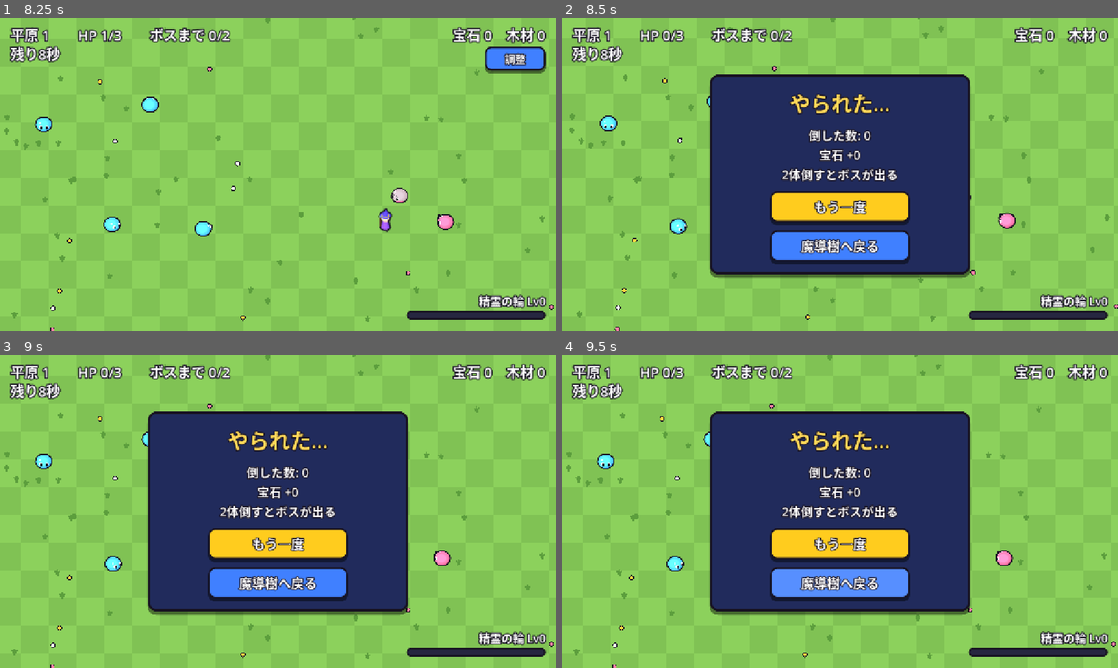
Above: before the commit, frames 1-4 (two rows, left to right).
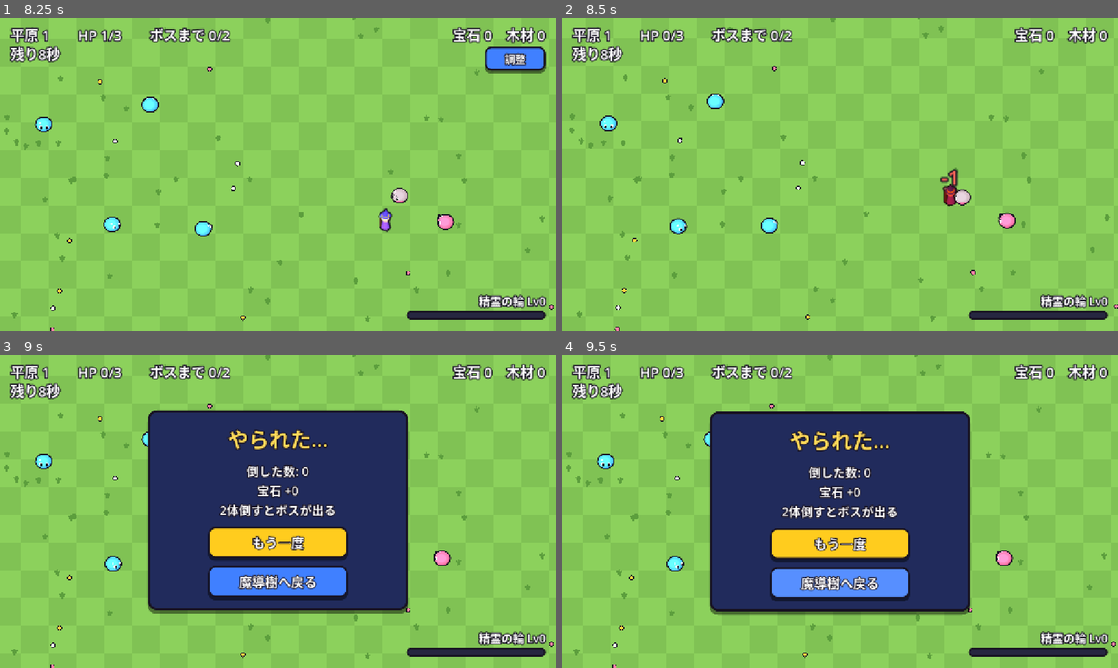
Above: after the commit, the same moments.

Repository: elefolo4565/fantasyIncremental
Game: Godot game, scene res://scenes/run/run.tscn
Same seed, same stepped clock (60 frames per second), same inputs: the game is played once before the commit and once after it. This scene is started directly instead of the project's main scene.
Inputs (mouse positions are in pixels of both pictures, inside the frame that each line leads up to):
- Up to frame 1 (8.25 s): click "調整" at 0.5 s; click "閉じる" at 1.25 s; move the mouse to (400, 158) at 2.02 s; hold Right (ui_right) 2.03-2.75 s; click (400, 158) at 2.17 s; drag from (166, 190) to (250, 237) at 2.77 s; move the mouse to (333, 105) at 3.52 s; hold Right (ui_right) 3.53-4.25 s; drag from (250, 237) to (111, 127) at 4.27 s; move the mouse to (444, 221) at 5.02 s; hold Left (ui_left) 5.03-5.75 s; drag from (111, 127) to (194, 96) at 5.77 s; move the mouse to (305, 174) at 6.52 s; hold Down (ui_down) 6.53-7.25 s; click (305, 174) at 6.67 s; drag from (194, 96) to (166, 190) at 7.27 s; move the mouse to (400, 158) at 8.02 s; hold Up (ui_up) from 8.03 s (still down)
- Up to frame 2 (8.5 s): keep holding Up (ui_up)
- Up to frame 3 (9 s): release Up (ui_up) at 8.75 s; drag from (166, 527) to (250, 574) at 8.77 s
- Up to frame 4 (9.5 s): no input

Frame 1 is identical in both runs. In frame 2, 30% of the frame differs, in the area x 26-74%, y 18-84%; in frame 3, 4.2%; in frame 4, nothing differs.

Commit message:
結果のパネルを、時間切れは上から落として弾ませ、クリアは下から跳ね上げて出す
Co-Authored-By: Claude Opus 5.5 (1M context) <noreply@anthropic.com>
Claude-Session: https://claude.ai/code/session_01PKN1H4ExYJSHUHebojk5Sk

Diff:
--- a/scenes/run/run.gd
+++ b/scenes/run/run.gd
@@ -76,6 +76,9 @@
 const TICK_PITCH := 1.0
 const TICK_LAST_PITCH := 1.5
 const TICK_VOLUME_DB := -4.0
+## 結果のパネルが出てくるまでの時間（見た目だけ、秒）
+const RESULT_DROP_TIME := 0.6
+const RESULT_RISE_TIME := 0.45
 
 ## 生成する側が add_child の前に入れる
 var stage_index := 0
@@ -741,7 +744,23 @@
 		lines.append("%d体倒すとボスが出る" % _stage.boss_after)
 	_result_body.text = "\n".join(lines)
 	_result_panel.visible = true
+	_animate_result()
 	_update_hud()
+
+
+## 結果の出し方。時間切れ・やられたときは上から落ちて弾み、クリアのときは下から跳ね上がる。
+func _animate_result() -> void:
+	var rest := _result_panel.position
+	var from := get_viewport_rect().size.y
+	var tween := create_tween()
+	if _cleared:
+		_result_panel.position = rest + Vector2(0, from)
+		tween.tween_property(_result_panel, "position", rest, RESULT_RISE_TIME) \
+				.set_trans(Tween.TRANS_BACK).set_ease(Tween.EASE_OUT)
+	else:
+		_result_panel.position = rest - Vector2(0, from)
+		tween.tween_property(_result_panel, "position", rest, RESULT_DROP_TIME) \
+				.set_trans(Tween.TRANS_BOUNCE).set_ease(Tween.EASE_OUT)
 
 
 ## 遺品: クリア以外で終わったとき、落ちたままの素材の一部を持ち帰る（種類ごとに端数は切り捨て）。
